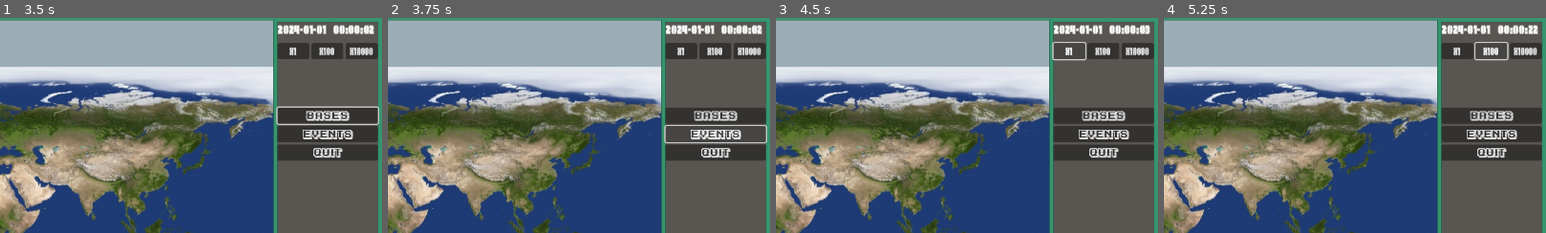
Above: before the commit, frames 1-4 (left to right).
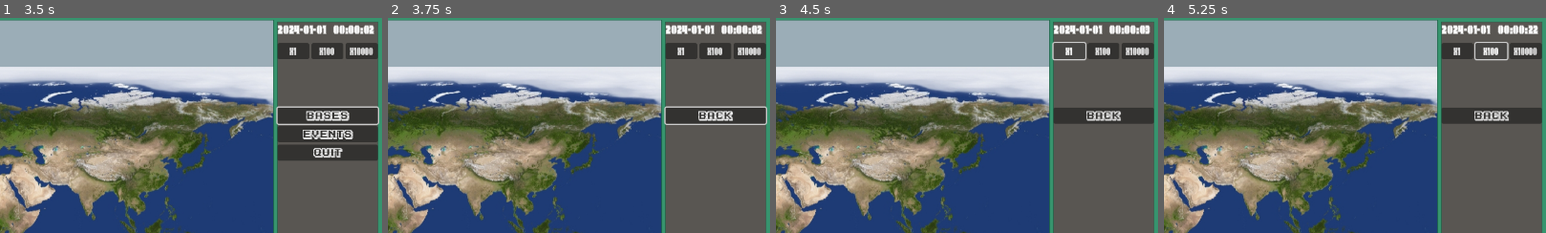
Above: after the commit, the same moments.

Repository: mmyumu/OVNI-godot
Game: Godot game, scene res://menu.tscn
The game is run twice, just before and just after one commit, with the same random seed, the same clock (stepped at 60 frames per second) and the same inputs.
Inputs (mouse positions are % of the whole screen's width and height, from its top left):
- Up to frame 1 (3.5 s): click "Start" at 0.5 s; click (44, 30) at 1.27 s; click "Bases" at 2 s; click "Back" at 2.75 s
- Up to frame 2 (3.75 s): click "Events" at 3.5 s
- Up to frame 3 (4.5 s): click "x1" at 4.25 s
- Up to frame 4 (5.25 s): click "x100" at 5 s
The pictures show only the part of the screen within x 50-100%, y 0-50%; the shares and areas given below are measured in that part.

Frame 1 is identical in both runs. In frame 2, 3.4% of the frame differs, in the area x 72-100%, y 40-67%; in frame 3, 4.1%, in the area x 72-99%, y 43-67%; in frame 4, 4.1%.

Commit message:
Build events menu with current on going attacks

Diff:
--- a/data/attack.gd
+++ b/data/attack.gd
@@ -1,4 +1,5 @@
 class_name AttackData extends Resource
 
+@export var name: String
 @export var datetime: DatetimeData = DatetimeData.new()
 @export var location: Vector2
--- a/data/mastermind.gd
+++ b/data/mastermind.gd
@@ -5,3 +5,6 @@
 @export var attacks_planned: Array[AttackData] = []
 @export var attacks_ongoing: Array[AttackData] = []
 @export var attacks_over: Array[AttackData] = []
+
+func get_attack_number():
+	return len(attacks_planned) + len(attacks_ongoing) + len(attacks_over)
--- a/global/earth_layout.gd
+++ b/global/earth_layout.gd
@@ -9,15 +9,16 @@
 var last_mouse_pos
 var valid_base_location: bool = false
 var highlighted_base: BaseData
+var highlighted_attack: AttackData
 
 var base_icons: Array[BaseIcon] = []
+var attack_icons: Array[AttackIcon] = []
 
 signal base_creation_over()
+signal attack_spawned(attack: AttackData)
 
 func _ready():
 	MasterMind.attack_spawned.connect(_on_attack_spawned)
-	for attack_ongoing in Saver.data.mastermind.attacks_ongoing:
-		_on_attack_spawned(attack_ongoing)
 
 	$NewBaseDialog.close()
 	mouse_pos = to_local(get_global_mouse_position())
@@ -25,6 +26,9 @@
 
 	for base in Saver.data.bases:
 		add_base(base)
+
+	for attack in Saver.data.mastermind.attacks_ongoing:
+		add_attack(attack)
 
 	if $Area2D.overlaps_area($Cursor/Area2D):
 		$Cursor.set_valid()
@@ -133,7 +137,29 @@
 	$Cursor.set_invalid()
 	valid_base_location = false
 
-func _on_attack_spawned(attack_spawned: AttackData):
+func _on_attack_spawned(attack: AttackData):
+	add_attack(attack)
+	attack_spawned.emit(attack)
+
+func add_attack(attack: AttackData):
 	var attack_icon = attack_icon_scene.instantiate()
-	attack_icon.set_attack(attack_spawned)
+	attack_icon.set_attack(attack)
+	attack_icons.append(attack_icon)
 	add_child(attack_icon)
+
+	if highlighted_attack and highlighted_attack.name == attack.name:
+		attack_icon.highlighted = true
+	else:
+		attack_icon.highlighted = false
+
+func highlight_attack(attack: AttackData):
+	highlighted_attack = attack
+	for attack_icon in attack_icons:
+		if attack_icon.attack.name == attack.name:
+			attack_icon.highlighted = true
+		else:
+			attack_icon.highlighted = false
+
+func unhighlight_attack():
+	for attack_icon in attack_icons:
+		attack_icon.highlighted = false
--- a/global/global_menu.gd
+++ /dev/null
@@ -1,104 +0,0 @@
-extends Node2D
-
-var menu_base_button_scene: PackedScene = preload("res://util/menu_base_button.tscn")
-var last_focus_control
-
-signal new_base_selected()
-signal menu_base_focus_entered(base: BaseData)
-signal menu_base_focus_exited(base: BaseData)
-
-func _ready():
-	display_root_menu()
-	build_bases_menu()
-
-	if not Global.last_menu_button_path.is_empty():
-		display_bases_menu()
-		get_node(Global.last_menu_button_path).grab_focus()
-		Global.last_menu_button_path = ""
-
-func _input(event):
-	if event.is_action_pressed("cancel") and not $RootMenu.visible:
-		display_root_menu()
-
-func disable():
-	for node in find_children("*", "Button", true, false):
-		node.disabled = true
-		node.set_focus_mode(0)
-	set_process_input(false)
-
-func enable():
-	for node in find_children("*", "Button", true, false):
-		node.disabled = false
-		node.set_focus_mode(2)
-	last_focus_control.grab_focus()
-	set_process_input(true)
-
-func display_root_menu():
-	$RootMenu.show()
-	$BasesMenu.hide()
-
-	$RootMenu/Bases.grab_focus()
-
-func build_bases_menu():
-	var previous_menu_button: Button = $BasesMenu/NewBase
-
-	var i = 0
-	for base in Saver.data.bases:
-		var menu_base_button = $BasesMenu.find_child(base.name, true, false)
-		if not menu_base_button:
-			menu_base_button = menu_base_button_scene.instantiate()
-			menu_base_button.name = base.name
-			menu_base_button.text = base.name
-			menu_base_button.set_base(base)
-			menu_base_button.menu_base_pressed.connect(_on_menu_base_pressed)
-			menu_base_button.menu_base_focus_entered.connect(_on_menu_base_focus_entered)
-			menu_base_button.menu_base_focus_exited.connect(_on_menu_base_focus_exited)
-
-			$BasesMenu.add_child(menu_base_button)
-			$BasesMenu.move_child(menu_base_button, i + 1) # +1 because there is 1 button (new bases) before
-
-		previous_menu_button.focus_neighbor_bottom = previous_menu_button.get_path_to(menu_base_button)
-		menu_base_button.focus_neighbor_top = menu_base_button.get_path_to(previous_menu_button)
-
-		previous_menu_button = menu_base_button
-		i += 1
-
-	previous_menu_button.focus_neighbor_bottom = $BasesMenu/Back.get_path()
-	$BasesMenu/Back.focus_neighbor_top = $BasesMenu/Back.get_path_to(previous_menu_button)
-
-func _on_save_pressed():
-	print("should save?")
-
-func _on_bases_pressed():
-	display_bases_menu()
-
-func display_bases_menu():
-	$RootMenu.hide()
-	$BasesMenu.show()
-
-	$BasesMenu/NewBase.grab_focus()
-
-func _on_bases_back_pressed():
-	display_root_menu()
-
-func _on_quit_pressed():
-	Datetimer.time_factor = 0.
-	Saver.save_data()
-	get_tree().change_scene_to_file("res://menu.tscn")
-
-func _on_new_base_pressed():
-	last_focus_control = $BasesMenu/NewBase
-	new_base_selected.emit()
-
-func _on_menu_base_pressed(menu_button: MenuBaseButton, base: BaseData):
-	Global.current_base = base
-	Global.last_menu_button_path = menu_button.get_path()
-	Global.last_time_factor = Datetimer.time_factor
-	Datetimer.time_factor = 1.
-	get_tree().change_scene_to_file("res://base/main.tscn")
-
-func _on_menu_base_focus_entered(menu_button: MenuBaseButton, base: BaseData):
-	menu_base_focus_entered.emit(base)
-
-func _on_menu_base_focus_exited(menu_button: MenuBaseButton, base: BaseData):
-	menu_base_focus_exited.emit(base)
--- a/global/icons/attack_icon.gd
+++ b/global/icons/attack_icon.gd
@@ -1,6 +1,30 @@
-extends Node2D
+@tool
+class_name AttackIcon extends Node2D
+
+@export var color: Color = Color("bc7235"):
+	set(value):
+		color = value
+		queue_redraw()
+
+@export_range(0, 10, 0.01) var thickness: float = 1.0:
+	set(value):
+		thickness = value
+		queue_redraw()
+
+@export_range(0, 10, 1) var padding: int = 1:
+	set(value):
+		padding = value
+		queue_redraw()
 
 var attack: AttackData
+
+var highlighted: bool:
+	set(value):
+		highlighted = value
+		queue_redraw()
+		blink()
+
+var tween: Tween
 
 func _ready():
 	$AnimatedSprite2D.play()
@@ -8,3 +32,36 @@
 func set_attack(attack_to_set: AttackData):
 	attack = attack_to_set
 	position = attack_to_set.location
+	$Label.text = attack.name
+
+func _draw():
+	if highlighted:
+		var texture = $AnimatedSprite2D.get_sprite_frames().get_frame_texture($AnimatedSprite2D.animation, $AnimatedSprite2D.get_frame())
+		var width = texture.get_width()
+		var height = texture.get_height()
+		var sprite_position = $AnimatedSprite2D.position
+
+		var top_left = Vector2(sprite_position.x - width/2 - padding, sprite_position.y - height/2 - padding)
+		var top_right = Vector2(sprite_position.x + width/2 + padding, sprite_position.y - height/2 - padding)
+		var bottom_left = Vector2(sprite_position.x - width/2 - padding, sprite_position.y + height/2 + padding)
+		var bottom_right = Vector2(sprite_position.x + width/2 + padding, sprite_position.y + height/2 + padding)
+
+		draw_line(top_left, top_right, color, thickness)
+		draw_line(top_right, bottom_right, color, thickness)
+		draw_line(bottom_right, bottom_left, color, thickness)
+		draw_line(bottom_left, top_left, color, thickness)
+
+		$Label.set("theme_override_colors/font_color", color)
+	else:
+		$Label.set("theme_override_colors/font_color", Color.WHITE)
+
+func blink():
+	if highlighted:
+		tween = create_tween()
+
+		tween.tween_property($Label, "theme_override_colors/font_color", Color.WHITE, 0.5)
+		tween.chain().tween_property($Label, "theme_override_colors/font_color", color, 0.5)
+		tween.set_loops()
+	else:
+		if tween:
+			tween.stop()
--- a/global/icons/attack_icon.tscn
+++ b/global/icons/attack_icon.tscn
@@ -1,7 +1,8 @@
-[gd_scene load_steps=6 format=3 uid="uid://dn2vx8vv4ngm6"]
+[gd_scene load_steps=7 format=3 uid="uid://dn2vx8vv4ngm6"]
 
 [ext_resource type="Texture2D" uid="uid://chvivw8032yvf" path="res://art/conflict_icon-Sheet200.png" id="1_3u6w8"]
 [ext_resource type="Script" path="res://global/icons/attack_icon.gd" id="1_t80wb"]
+[ext_resource type="FontFile" uid="uid://cu1gycbn7rgh1" path="res://fonts/ka1.ttf" id="3_3wpuy"]
 
 [sub_resource type="AtlasTexture" id="AtlasTexture_3r7w4"]
 atlas = ExtResource("1_3u6w8")
@@ -27,6 +28,18 @@
 
 [node name="AttackIcon" type="Node2D"]
 script = ExtResource("1_t80wb")
+color = Color(0.631373, 0.0862745, 0.0980392, 1)
 
 [node name="AnimatedSprite2D" type="AnimatedSprite2D" parent="."]
 sprite_frames = SubResource("SpriteFrames_6xncl")
+frame_progress = 0.148967
+
+[node name="Label" type="Label" parent="."]
+offset_left = -100.0
+offset_top = -43.0
+offset_right = 100.0
+offset_bottom = -26.0
+theme_override_colors/font_color = Color(1, 1, 1, 1)
+theme_override_fonts/font = ExtResource("3_3wpuy")
+theme_override_font_sizes/font_size = 10
+horizontal_alignment = 1
--- a/global/main.gd
+++ b/global/main.gd
@@ -12,14 +12,23 @@
 func _on_earth_layout_base_creation_over():
 	Input.set_mouse_mode(Input.MOUSE_MODE_VISIBLE)
 	await get_tree().create_timer(0.1).timeout
-	$GlobalMenu.build_bases_menu()
+	$GlobalMenu/BasesMenu.build()
 	$GlobalMenu.enable()
-
-func _on_global_menu_menu_base_focus_entered(base: BaseData):
-	$EarthLayout.highlight_base(base)
-
-func _on_global_menu_menu_base_focus_exited(base: BaseData):
-	$EarthLayout.unhighlight_base()
 
 func _on_day_changed(date: DatetimeData):
 	Saver.save_data()
+
+func _on_bases_menu_menu_base_focus_entered(base):
+	$EarthLayout.highlight_base(base)
+
+func _on_bases_menu_menu_base_focus_exited(base):
+	$EarthLayout.unhighlight_base()
+
+func _on_events_menu_menu_data_focus_entered(data):
+	$EarthLayout.highlight_attack(data)
+
+func _on_events_menu_menu_data_focus_exited(data):
+	$EarthLayout.unhighlight_attack()
+
+func _on_earth_layout_attack_spawned(attack: AttackData):
+	$GlobalMenu/EventsMenu.build()
--- a/global/main.tscn
+++ b/global/main.tscn
@@ -2,7 +2,7 @@
 
 [ext_resource type="Script" path="res://global/main.gd" id="1_2l2y7"]
 [ext_resource type="PackedScene" uid="uid://ch7s01w5lmnap" path="res://base/background.tscn" id="1_s62fp"]
-[ext_resource type="PackedScene" uid="uid://cvxq13weiv5vs" path="res://global/global_menu.tscn" id="3_a6hb2"]
+[ext_resource type="PackedScene" uid="uid://cvxq13weiv5vs" path="res://global/menus/global_menu.tscn" id="3_a6hb2"]
 [ext_resource type="PackedScene" uid="uid://bica1ulaw40un" path="res://global/earth_layout.tscn" id="4_pjtn1"]
 [ext_resource type="PackedScene" uid="uid://bwrmmci14rhu6" path="res://global/clock.tscn" id="5_ioyox"]
 
@@ -32,10 +32,14 @@
 [node name="x10000Button" parent="Clock/VSplitContainer/ButtonsContainer" index="2"]
 focus_neighbor_bottom = NodePath("../../../../GlobalMenu/RootMenu/Bases")
 
-[connection signal="menu_base_focus_entered" from="GlobalMenu" to="." method="_on_global_menu_menu_base_focus_entered"]
-[connection signal="menu_base_focus_exited" from="GlobalMenu" to="." method="_on_global_menu_menu_base_focus_exited"]
 [connection signal="new_base_selected" from="GlobalMenu" to="." method="_on_global_menu_new_base_selected"]
+[connection signal="menu_base_focus_entered" from="GlobalMenu/BasesMenu" to="." method="_on_bases_menu_menu_base_focus_entered"]
+[connection signal="menu_base_focus_exited" from="GlobalMenu/BasesMenu" to="." method="_on_bases_menu_menu_base_focus_exited"]
+[connection signal="menu_data_focus_entered" from="GlobalMenu/EventsMenu" to="." method="_on_events_menu_menu_data_focus_entered"]
+[connection signal="menu_data_focus_exited" from="GlobalMenu/EventsMenu" to="." method="_on_events_menu_menu_data_focus_exited"]
+[connection signal="attack_spawned" from="EarthLayout" to="." method="_on_earth_layout_attack_spawned"]
 [connection signal="base_creation_over" from="EarthLayout" to="." method="_on_earth_layout_base_creation_over"]
 
 [editable path="GlobalMenu"]
+[editable path="EarthLayout"]
 [editable path="Clock"]
--- /dev/null
+++ b/global/menus/bases_menu.gd
@@ -0,0 +1,61 @@
+extends VBoxContainer
+
+var menu_base_button_scene: PackedScene = preload("res://util/menu_base_button.tscn")
+
+signal new_base_pressed(new_base_button: Button)
+signal back_pressed()
+signal menu_base_focus_entered(base: BaseData)
+signal menu_base_focus_exited(base: BaseData)
+
+func _ready():
+	build()
+
+func display():
+	show()
+	$NewBase.grab_focus()
+
+func build():
+	var previous_menu_button: Button = $NewBase
+
+	var i = 0
+	for base in Saver.data.bases:
+		var menu_base_button = find_child(base.name, true, false)
+		if not menu_base_button:
+			menu_base_button = menu_base_button_scene.instantiate()
+			menu_base_button.name = base.name
+			menu_base_button.text = base.name
+			menu_base_button.set_base(base)
+			menu_base_button.menu_base_pressed.connect(_on_menu_base_pressed)
+			menu_base_button.menu_base_focus_entered.connect(_on_menu_base_focus_entered)
+			menu_base_button.menu_base_focus_exited.connect(_on_menu_base_focus_exited)
+
+			add_child(menu_base_button)
+			move_child(menu_base_button, i + 1) # +1 because there is 1 button (new bases) before
+
+		previous_menu_button.focus_neighbor_bottom = previous_menu_button.get_path_to(menu_base_button)
+		menu_base_button.focus_neighbor_top = menu_base_button.get_path_to(previous_menu_button)
+
+		previous_menu_button = menu_base_button
+		i += 1
+
+	previous_menu_button.focus_neighbor_bottom = $Back.get_path()
+	$Back.focus_neighbor_top = $Back.get_path_to(previous_menu_button)
+
+func _on_menu_base_pressed(menu_button: MenuBaseButton, base: BaseData):
+	Global.current_base = base
+	Global.last_menu_button_path = menu_button.get_path()
+	Global.last_time_factor = Datetimer.time_factor
+	Datetimer.time_factor = 1.
+	get_tree().change_scene_to_file("res://base/main.tscn")
+
+func _on_menu_base_focus_entered(menu_button: MenuBaseButton, base: BaseData):
+	menu_base_focus_entered.emit(base)
+
+func _on_menu_base_focus_exited(menu_button: MenuBaseButton, base: BaseData):
+	menu_base_focus_exited.emit(base)
+
+func _on_new_base_pressed():
+	new_base_pressed.emit($NewBase)
+
+func _on_back_pressed():
+	back_pressed.emit()
--- /dev/null
+++ b/global/menus/bases_menu.tscn
@@ -0,0 +1,39 @@
+[gd_scene load_steps=4 format=3 uid="uid://dqkucxvo8oncu"]
+
+[ext_resource type="Script" path="res://global/menus/bases_menu.gd" id="1_3nofl"]
+[ext_resource type="FontFile" uid="uid://cu1gycbn7rgh1" path="res://fonts/ka1.ttf" id="1_5k0l2"]
+
+[sub_resource type="GDScript" id="GDScript_2eqwl"]
+script/source = "extends Button
+
+
+# Called when the node enters the scene tree for the first time.
+func _ready():
+	pass # Replace with function body.
+
+
+# Called every frame. 'delta' is the elapsed time since the previous frame.
+func _process(delta):
+	pass
+"
+
+[node name="BasesMenu" type="VBoxContainer"]
+offset_right = 40.0
+offset_bottom = 40.0
+script = ExtResource("1_3nofl")
+
+[node name="NewBase" type="Button" parent="."]
+layout_mode = 2
+focus_neighbor_bottom = NodePath("../Back")
+theme_override_fonts/font = ExtResource("1_5k0l2")
+text = "New base"
+script = SubResource("GDScript_2eqwl")
+
+[node name="Back" type="Button" parent="."]
+layout_mode = 2
+focus_neighbor_top = NodePath("../NewBase")
+theme_override_fonts/font = ExtResource("1_5k0l2")
+text = "Back"
+
+[connection signal="pressed" from="NewBase" to="." method="_on_new_base_pressed"]
+[connection signal="pressed" from="Back" to="." method="_on_back_pressed"]
--- /dev/null
+++ b/global/menus/events_menu.gd
@@ -0,0 +1,64 @@
+extends VBoxContainer
+
+var menu_data_button_scene: PackedScene = preload("res://util/menu_data_button.tscn")
+
+var first_button: Button
+
+signal back_pressed()
+signal menu_data_focus_entered(data: Resource)
+signal menu_data_focus_exited(data: Resource)
+
+func _ready():
+	build()
+
+func display():
+	show()
+	first_button.grab_focus()
+
+func build():
+	var previous_menu_button: Button
+	first_button = $Back
+
+	var i = 0
+	for attack in Saver.data.mastermind.attacks_ongoing:
+		var menu_data_button = find_child(attack.name, true, false)
+		if not menu_data_button:
+			menu_data_button = menu_data_button_scene.instantiate()
+			menu_data_button.name = attack.name
+			menu_data_button.text = attack.name
+			menu_data_button.set_data(attack)
+			menu_data_button.menu_data_pressed.connect(_on_menu_data_pressed)
+			menu_data_button.menu_data_focus_entered.connect(_on_menu_data_focus_entered)
+			menu_data_button.menu_data_focus_exited.connect(_on_menu_data_focus_exited)
+
+			add_child(menu_data_button)
+			move_child(menu_data_button, i)
+
+		if previous_menu_button:
+			previous_menu_button.focus_neighbor_bottom = previous_menu_button.get_path_to(menu_data_button)
+			menu_data_button.focus_neighbor_top = menu_data_button.get_path_to(previous_menu_button)
+
+		if i == 0:
+			first_button = menu_data_button
+		previous_menu_button = menu_data_button
+		i += 1
+
+	if previous_menu_button:
+		previous_menu_button.focus_neighbor_bottom = $Back.get_path()
+		$Back.focus_neighbor_top = $Back.get_path_to(previous_menu_button)
+
+func _on_menu_data_pressed(menu_button: MenuBaseButton, base: BaseData):
+	Global.current_base = base
+	Global.last_menu_button_path = menu_button.get_path()
+	Global.last_time_factor = Datetimer.time_factor
+	Datetimer.time_factor = 1.
+	get_tree().change_scene_to_file("res://shootempup/main.tscn")
+
+func _on_menu_data_focus_entered(menu_button: MenuDataButton, data: Resource):
+	menu_data_focus_entered.emit(data)
+
+func _on_menu_data_focus_exited(menu_button: MenuDataButton, data: Resource):
+	menu_data_focus_exited.emit(data)
+
+func _on_back_pressed():
+	back_pressed.emit()
--- /dev/null
+++ b/global/menus/events_menu.tscn
@@ -0,0 +1,17 @@
+[gd_scene load_steps=3 format=3 uid="uid://toyfvlcxji3k"]
+
+[ext_resource type="Script" path="res://global/menus/events_menu.gd" id="1_bhwge"]
+[ext_resource type="FontFile" uid="uid://cu1gycbn7rgh1" path="res://fonts/ka1.ttf" id="2_1hc21"]
+
+[node name="EventsMenu" type="VBoxContainer"]
+offset_right = 40.0
+offset_bottom = 40.0
+script = ExtResource("1_bhwge")
+
+[node name="Back" type="Button" parent="."]
+layout_mode = 2
+focus_neighbor_top = NodePath("../NewBase")
+theme_override_fonts/font = ExtResource("2_1hc21")
+text = "Back"
+
+[connection signal="pressed" from="Back" to="." method="_on_back_pressed"]
--- /dev/null
+++ b/global/menus/global_menu.gd
@@ -0,0 +1,66 @@
+extends Node2D
+
+var last_focus_control
+
+signal new_base_selected()
+
+func _ready():
+	display_root_menu()
+
+	if not Global.last_menu_button_path.is_empty():
+		display_bases_menu()
+		get_node(Global.last_menu_button_path).grab_focus()
+		Global.last_menu_button_path = ""
+
+func _input(event):
+	if event.is_action_pressed("cancel") and not $RootMenu.visible:
+		display_root_menu()
+
+func disable():
+	for node in find_children("*", "Button", true, false):
+		node.disabled = true
+		node.set_focus_mode(0)
+	set_process_input(false)
+
+func enable():
+	for node in find_children("*", "Button", true, false):
+		node.disabled = false
+		node.set_focus_mode(2)
+	last_focus_control.grab_focus()
+	set_process_input(true)
+
+func display_root_menu():
+	$RootMenu.show()
+	$BasesMenu.hide()
+	$EventsMenu.hide()
+
+	$RootMenu/Bases.grab_focus()
+
+func _on_bases_pressed():
+	display_bases_menu()
+
+func _on_events_pressed():
+	display_events_menu()
+
+func display_bases_menu():
+	$RootMenu.hide()
+	$BasesMenu.display()
+
+func display_events_menu():
+	$RootMenu.hide()
+	$EventsMenu.display()
+
+func _on_quit_pressed():
+	Datetimer.time_factor = 0.
+	Saver.save_data()
+	get_tree().change_scene_to_file("res://menu.tscn")
+
+func _on_bases_menu_new_base_pressed(new_base_button):
+	last_focus_control = new_base_button
+	new_base_selected.emit()
+
+func _on_bases_menu_back_pressed():
+	display_root_menu()
+
+func _on_events_menu_back_pressed():
+	display_root_menu()
--- a/global/global_menu.tscn
+++ b/global/menus/global_menu.tscn
@@ -1,7 +1,9 @@
-[gd_scene load_steps=3 format=3 uid="uid://cvxq13weiv5vs"]
+[gd_scene load_steps=5 format=3 uid="uid://cvxq13weiv5vs"]
 
-[ext_resource type="Script" path="res://global/global_menu.gd" id="1_20pts"]
+[ext_resource type="Script" path="res://global/menus/global_menu.gd" id="1_20pts"]
 [ext_resource type="FontFile" uid="uid://cu1gycbn7rgh1" path="res://fonts/ka1.ttf" id="1_us1w5"]
+[ext_resource type="PackedScene" uid="uid://dqkucxvo8oncu" path="res://global/menus/bases_menu.tscn" id="3_4pqx5"]
+[ext_resource type="PackedScene" uid="uid://toyfvlcxji3k" path="res://global/menus/events_menu.tscn" id="4_7w2bg"]
 
 [node name="GlobalMenu" type="Node2D"]
 script = ExtResource("1_20pts")
@@ -28,23 +30,15 @@
 theme_override_fonts/font = ExtResource("1_us1w5")
 text = "Quit"
 
-[node name="BasesMenu" type="VBoxContainer" parent="."]
+[node name="BasesMenu" parent="." instance=ExtResource("3_4pqx5")]
 custom_minimum_size = Vector2(168, 0)
 
-[node name="NewBase" type="Button" parent="BasesMenu"]
-layout_mode = 2
-focus_neighbor_bottom = NodePath("../Back")
-theme_override_fonts/font = ExtResource("1_us1w5")
-text = "New base"
-
-[node name="Back" type="Button" parent="BasesMenu"]
-layout_mode = 2
-focus_neighbor_top = NodePath("../NewBase")
-theme_override_fonts/font = ExtResource("1_us1w5")
-text = "Back"
+[node name="EventsMenu" parent="." instance=ExtResource("4_7w2bg")]
+custom_minimum_size = Vector2(168, 0)
 
 [connection signal="pressed" from="RootMenu/Bases" to="." method="_on_bases_pressed"]
-[connection signal="pressed" from="RootMenu/Events" to="." method="_on_save_pressed"]
+[connection signal="pressed" from="RootMenu/Events" to="." method="_on_events_pressed"]
 [connection signal="pressed" from="RootMenu/Quit" to="." method="_on_quit_pressed"]
-[connection signal="pressed" from="BasesMenu/NewBase" to="." method="_on_new_base_pressed"]
-[connection signal="pressed" from="BasesMenu/Back" to="." method="_on_bases_back_pressed"]
+[connection signal="back_pressed" from="BasesMenu" to="." method="_on_bases_menu_back_pressed"]
+[connection signal="new_base_pressed" from="BasesMenu" to="." method="_on_bases_menu_new_base_pressed"]
+[connection signal="back_pressed" from="EventsMenu" to="." method="_on_events_menu_back_pressed"]
--- a/util/mastermind.gd
+++ b/util/mastermind.gd
@@ -8,7 +8,6 @@
 signal attack_spawned(attack_spawned: AttackData)
 
 func _ready():
-#	if not Datetimer.day_changed.is_connected(_on_day_changed):
 	Datetimer.day_changed.connect(_on_day_changed)
 
 func _process(delta):
@@ -63,6 +62,7 @@
 
 func _on_day_changed(date: DatetimeData):
 	var attack_planned: AttackData = AttackData.new()
+	attack_planned.name = "Attack %s" % Saver.data.mastermind.get_attack_number()
 	attack_planned.datetime = DatetimeData.new(date.timestamp + rng.randi_range(3600, 86400))
 	Saver.data.mastermind.attacks_planned.append(attack_planned)
 	print("Attack planned at %s" % attack_planned.datetime.get_datetime_str())
--- /dev/null
+++ b/util/menu_data_button.gd
@@ -0,0 +1,19 @@
+class_name MenuDataButton extends Button
+
+var data: Resource
+
+signal menu_data_pressed(menu_button: MenuDataButton, data: Resource)
+signal menu_data_focus_entered(menu_button: MenuDataButton, data: Resource)
+signal menu_data_focus_exited(menu_button: MenuDataButton, data: Resource)
+
+func set_data(data_to_set: Resource):
+	data = data_to_set
+
+func _on_pressed():
+	menu_data_pressed.emit(self, data)
+
+func _on_focus_entered():
+	menu_data_focus_entered.emit(self, data)
+
+func _on_focus_exited():
+	menu_data_focus_exited.emit(self, data)
--- /dev/null
+++ b/util/menu_data_button.tscn
@@ -0,0 +1,14 @@
+[gd_scene load_steps=3 format=3 uid="uid://cxu5q4nfbulg0"]
+
+[ext_resource type="FontFile" uid="uid://cu1gycbn7rgh1" path="res://fonts/ka1.ttf" id="1_bl34d"]
+[ext_resource type="Script" path="res://util/menu_data_button.gd" id="2_co3gm"]
+
+[node name="MenuDataButton" type="Button"]
+offset_right = 8.0
+offset_bottom = 8.0
+theme_override_fonts/font = ExtResource("1_bl34d")
+script = ExtResource("2_co3gm")
+
+[connection signal="focus_entered" from="." to="." method="_on_focus_entered"]
+[connection signal="focus_exited" from="." to="." method="_on_focus_exited"]
+[connection signal="pressed" from="." to="." method="_on_pressed"]
